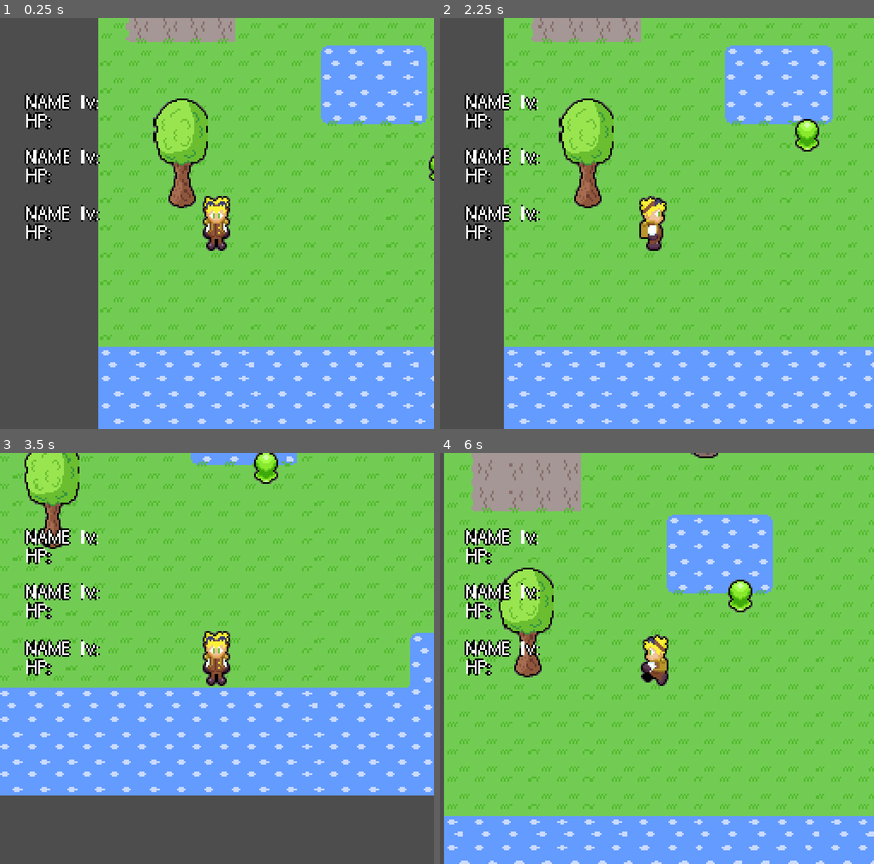
Above: before the commit, frames 1-4 (two rows, left to right).
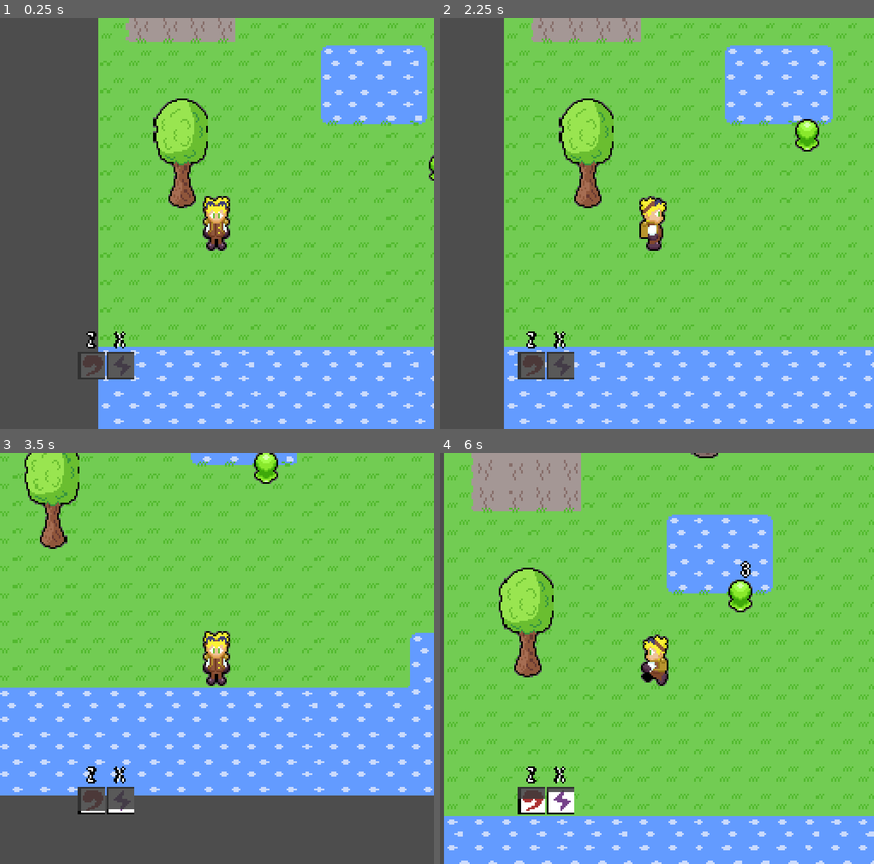
Above: after the commit, the same moments.

Repository: CoBaltimore/LostAmongstTheStars
Game: Godot game, scene res://scenes/world.tscn
Two runs of this game, one before a commit and one after it. Both use one fixed random seed, a clock stepped at 60 frames per second and the inputs below.
Inputs (mouse positions are in pixels of both pictures, inside the frame that each line leads up to):
- Up to frame 1 (0.25 s): no input
- Up to frame 2 (2.25 s): click (531, 367) at 0.5 s, where only the run after the commit has a clickable "Z"; click (561, 367) at 1.25 s, where only the run after the commit has a clickable "X"; hold D (right) from 2.03 s (still down); tap X (artX) at 2.1 s
- Up to frame 3 (3.5 s): tap Z (artZ) at 2.3, 2.85 s; release D (right) at 2.78 s; hold S (down) from 2.78 s (still down); tap X (artX) at 3.05 s
- Up to frame 4 (6 s): release S (down) at 3.53 s; hold D (right) 3.53-4.28 s; tap X (artX) at 3.6, 4.55, 5.1 s; tap Z (artZ) at 3.8, 4.35, 5.3, 5.85 s; hold W (up) 4.28-5.03 s; hold A (left) from 5.03 s (still down)

The runs differ from the first frame. In frame 1, 2.6% of the frame differs, in the area x 5-31%, y 18-88%; in frame 2, 2.8%; in frame 3, 2.4%; in frame 4, 2.9%, in the area x 5-72%, y 18-88%.

Commit message:
yummy buttons + art system started

Diff:
--- /dev/null
+++ b/lost-amongst-the-stars/scenes/HUD/HUD.tscn
@@ -0,0 +1,105 @@
+[gd_scene load_steps=4 format=3 uid="uid://d1uf1dyyiyu5t"]
+
+[ext_resource type="Script" path="res://scripts/hud.gd" id="1_tga4o"]
+[ext_resource type="Texture2D" uid="uid://3dp0woh6kuyy" path="res://sprites/HUD test.png" id="2_7tnl6"]
+[ext_resource type="LabelSettings" uid="uid://dms3p0s8bo0ct" path="res://fonts/UI font.tres" id="3_2uidt"]
+
+[node name="Control" type="Control"]
+layout_mode = 3
+anchors_preset = 15
+anchor_right = 1.0
+anchor_bottom = 1.0
+grow_horizontal = 2
+grow_vertical = 2
+scale = Vector2(2, 2)
+script = ExtResource("1_tga4o")
+
+[node name="TextureRect" type="TextureRect" parent="."]
+visible = false
+layout_mode = 0
+offset_top = -4.0
+offset_right = 256.0
+offset_bottom = 236.0
+texture = ExtResource("2_7tnl6")
+
+[node name="CharacterLvl1" type="Label" parent="."]
+layout_mode = 2
+offset_left = 49.0
+offset_top = 44.0
+offset_right = 74.0
+offset_bottom = 56.0
+text = "lv:"
+label_settings = ExtResource("3_2uidt")
+
+[node name="CharacterName1" type="Label" parent="."]
+layout_mode = 2
+offset_left = 17.0
+offset_top = 43.5
+offset_right = 47.0
+offset_bottom = 55.5
+text = "NAME
+"
+label_settings = ExtResource("3_2uidt")
+
+[node name="CharacterHP1" type="Label" parent="."]
+layout_mode = 2
+offset_left = 16.5
+offset_top = 54.5
+offset_right = 83.5
+offset_bottom = 73.5
+text = "HP:"
+label_settings = ExtResource("3_2uidt")
+
+[node name="CharacterLvl2" type="Label" parent="."]
+layout_mode = 2
+offset_left = 49.0
+offset_top = 75.5
+offset_right = 74.0
+offset_bottom = 87.5
+text = "lv:"
+label_settings = ExtResource("3_2uidt")
+
+[node name="CharacterName2" type="Label" parent="."]
+layout_mode = 2
+offset_left = 16.5
+offset_top = 75.5
+offset_right = 46.5
+offset_bottom = 87.5
+text = "NAME"
+label_settings = ExtResource("3_2uidt")
+
+[node name="CharacterHP2" type="Label" parent="."]
+layout_mode = 2
+offset_left = 16.5
+offset_top = 86.0
+offset_right = 83.5
+offset_bottom = 105.0
+text = "HP:"
+label_settings = ExtResource("3_2uidt")
+
+[node name="CharacterName3" type="Label" parent="."]
+layout_mode = 2
+offset_left = 16.0
+offset_top = 108.5
+offset_right = 46.0
+offset_bottom = 120.5
+text = "NAME"
+label_settings = ExtResource("3_2uidt")
+
+[node name="CharacterLvl3" type="Label" parent="."]
+layout_mode = 2
+offset_left = 48.5
+offset_top = 108.5
+offset_right = 73.5
+offset_bottom = 120.5
+text = "lv:"
+label_settings = ExtResource("3_2uidt")
+
+[node name="CharacterHP3" type="Label" parent="."]
+layout_mode = 2
+offset_left = 16.0
+offset_top = 119.0
+offset_right = 83.0
+offset_bottom = 138.0
+text = "HP:"
+label_settings = ExtResource("3_2uidt")
--- /dev/null
+++ b/lost-amongst-the-stars/scenes/HUD/art_x_button.tscn
@@ -0,0 +1,49 @@
+[gd_scene load_steps=7 format=3 uid="uid://cdowgjh5s2rjc"]
+
+[ext_resource type="Texture2D" uid="uid://bhu6uq6wa8juw" path="res://sprites/arts icons/debuff1.png" id="1_bmg15"]
+[ext_resource type="Script" path="res://scripts/arts/art_x_button.gd" id="2_gm4hi"]
+[ext_resource type="Texture2D" uid="uid://basdrnmddobbe" path="res://sprites/arts icons/progress.png" id="3_6vg4v"]
+[ext_resource type="LabelSettings" uid="uid://dms3p0s8bo0ct" path="res://fonts/UI font.tres" id="4_ap3vk"]
+
+[sub_resource type="InputEventKey" id="InputEventKey_mwkeg"]
+device = -1
+physical_keycode = 90
+unicode = 122
+
+[sub_resource type="Shortcut" id="Shortcut_yew5p"]
+events = [SubResource("InputEventKey_mwkeg")]
+
+[node name="ArtXButton" type="TextureButton"]
+anchors_preset = 15
+anchor_right = 1.0
+anchor_bottom = 1.0
+offset_right = -744.0
+offset_bottom = -704.0
+grow_horizontal = 2
+grow_vertical = 2
+action_mode = 0
+shortcut = SubResource("Shortcut_yew5p")
+shortcut_feedback = false
+shortcut_in_tooltip = false
+texture_normal = ExtResource("1_bmg15")
+script = ExtResource("2_gm4hi")
+
+[node name="cooldown" type="TextureProgressBar" parent="."]
+layout_mode = 0
+offset_right = 16.0
+offset_bottom = 16.0
+max_value = 6.0
+fill_mode = 2
+nine_patch_stretch = true
+texture_progress = ExtResource("3_6vg4v")
+tint_progress = Color(0.227451, 0.227451, 0.227451, 0.843137)
+
+[node name="ButtonLabel" type="Label" parent="."]
+layout_mode = 0
+offset_top = -12.0
+offset_right = 16.0
+text = "  X
+"
+label_settings = ExtResource("4_ap3vk")
+
+[connection signal="pressed" from="." to="." method="_on_pressed"]
--- /dev/null
+++ b/lost-amongst-the-stars/scenes/HUD/art_z_button.tscn
@@ -0,0 +1,49 @@
+[gd_scene load_steps=7 format=3 uid="uid://diw0iqoq2ikm2"]
+
+[ext_resource type="Texture2D" uid="uid://do3f0jyrdapbu" path="res://sprites/arts icons/impact 3.png" id="1_oj43m"]
+[ext_resource type="Script" path="res://scripts/arts/art_z_button.gd" id="2_0hfna"]
+[ext_resource type="Texture2D" uid="uid://basdrnmddobbe" path="res://sprites/arts icons/progress.png" id="2_mb0bp"]
+[ext_resource type="LabelSettings" uid="uid://dms3p0s8bo0ct" path="res://fonts/UI font.tres" id="3_dkigp"]
+
+[sub_resource type="InputEventKey" id="InputEventKey_mwkeg"]
+device = -1
+physical_keycode = 90
+unicode = 122
+
+[sub_resource type="Shortcut" id="Shortcut_yew5p"]
+events = [SubResource("InputEventKey_mwkeg")]
+
+[node name="ArtZButton" type="TextureButton"]
+anchors_preset = 15
+anchor_right = 1.0
+anchor_bottom = 1.0
+offset_right = -744.0
+offset_bottom = -704.0
+grow_horizontal = 2
+grow_vertical = 2
+action_mode = 0
+shortcut = SubResource("Shortcut_yew5p")
+shortcut_feedback = false
+shortcut_in_tooltip = false
+texture_normal = ExtResource("1_oj43m")
+script = ExtResource("2_0hfna")
+
+[node name="cooldown" type="TextureProgressBar" parent="."]
+layout_mode = 0
+offset_right = 16.0
+offset_bottom = 16.0
+max_value = 6.0
+fill_mode = 2
+nine_patch_stretch = true
+texture_progress = ExtResource("2_mb0bp")
+tint_progress = Color(0.227451, 0.227451, 0.227451, 0.843137)
+
+[node name="ButtonLabel" type="Label" parent="."]
+layout_mode = 0
+offset_top = -12.0
+offset_right = 16.0
+text = "  Z
+"
+label_settings = ExtResource("3_dkigp")
+
+[connection signal="pressed" from="." to="." method="_on_pressed"]
--- a/lost-amongst-the-stars/scenes/damage_text.tscn
+++ b/lost-amongst-the-stars/scenes/damage_text.tscn
@@ -7,6 +7,7 @@
 script = ExtResource("1_goj3k")
 
 [node name="Label" type="Label" parent="."]
+z_index = 1
 offset_right = 40.0
 offset_bottom = 19.0
 label_settings = ExtResource("1_kictk")
--- a/lost-amongst-the-stars/scenes/player.tscn
+++ b/lost-amongst-the-stars/scenes/player.tscn
@@ -1,9 +1,8 @@
-[gd_scene load_steps=22 format=3 uid="uid://ce4i1j2f1di1d"]
+[gd_scene load_steps=26 format=3 uid="uid://ce4i1j2f1di1d"]
 
 [ext_resource type="Script" path="res://scripts/player.gd" id="1_kgwps"]
 [ext_resource type="Texture2D" uid="uid://crfvlc6d4ewkk" path="res://sprites/Axil directionalaseprite.png" id="2_igi0l"]
 [ext_resource type="Animation" uid="uid://b3p58awdtefu8" path="res://Animations/idle down.res" id="3_0332k"]
-[ext_resource type="PackedScene" uid="uid://d1uf1dyyiyu5t" path="res://scenes/HUD.tscn" id="3_h6wpf"]
 [ext_resource type="Animation" uid="uid://cktnhgr2fs4mf" path="res://Animations/idle left.res" id="4_o631b"]
 [ext_resource type="Animation" uid="uid://xpnith4e0w5s" path="res://Animations/idle right.res" id="5_j2bs3"]
 [ext_resource type="Animation" uid="uid://csbmvjb23w1mw" path="res://Animations/idle up.res" id="6_mj2bb"]
@@ -18,6 +17,9 @@
 [ext_resource type="Script" path="res://scripts/states/player states/defeat.gd" id="14_krqkh"]
 [ext_resource type="PackedScene" uid="uid://qu01kp1jtvtn" path="res://scenes/stats_component.tscn" id="17_70yjp"]
 [ext_resource type="PackedScene" uid="uid://cb45f81kivlvk" path="res://scenes/damage_text.tscn" id="18_6w8mr"]
+[ext_resource type="PackedScene" uid="uid://diw0iqoq2ikm2" path="res://scenes/HUD/art_z_button.tscn" id="18_gtcen"]
+[ext_resource type="Script" path="res://scripts/arts/axil's_arts.gd" id="19_4c0ey"]
+[ext_resource type="PackedScene" uid="uid://cdowgjh5s2rjc" path="res://scenes/HUD/art_x_button.tscn" id="20_360iw"]
 
 [sub_resource type="RectangleShape2D" id="RectangleShape2D_51xgc"]
 size = Vector2(16, 17)
@@ -50,11 +52,17 @@
 "run up": ExtResource("10_4iy6g")
 }
 
+[sub_resource type="InputEventKey" id="InputEventKey_y2mp6"]
+unicode = 7
+
+[sub_resource type="Shortcut" id="Shortcut_8p0jf"]
+events = [SubResource("InputEventKey_y2mp6")]
+
 [node name="Player" type="CharacterBody2D" node_paths=PackedStringArray("animationTree") groups=["Player"]]
 visibility_layer = 2
 z_index = -1
 script = ExtResource("1_kgwps")
-animationTree = NodePath("AnimationTree")
+animationTree = NodePath("AnimationPlayer/AnimationTree")
 runSpeed = 100.0
 
 [node name="Sprite2D" type="Sprite2D" parent="."]
@@ -69,25 +77,18 @@
 
 [node name="Camera2D" type="Camera2D" parent="."]
 
-[node name="Control" parent="Camera2D" instance=ExtResource("3_h6wpf")]
-z_index = 1
-offset_left = -128.0
-offset_top = -120.0
-offset_right = -128.0
-offset_bottom = -120.0
-scale = Vector2(1, 1)
-
 [node name="AnimationPlayer" type="AnimationPlayer" parent="."]
 reset_on_save = false
 libraries = {
 "": SubResource("AnimationLibrary_tpumh")
 }
 
-[node name="AnimationTree" type="AnimationTree" parent="."]
+[node name="AnimationTree" type="AnimationTree" parent="AnimationPlayer"]
 deterministic = false
+root_node = NodePath("../..")
 tree_root = ExtResource("11_n3frl")
-advance_expression_base_node = NodePath("..")
-anim_player = NodePath("../AnimationPlayer")
+advance_expression_base_node = NodePath("../..")
+anim_player = NodePath("..")
 parameters/idle/blend_position = Vector2(0, 0)
 parameters/run/blend_position = Vector2(0, 0)
 
@@ -108,14 +109,54 @@
 player = NodePath("../..")
 autoCooldownTimer = NodePath("../../autoCooldown")
 
-[node name="Stats Component" parent="." node_paths=PackedStringArray("damageNumbers") instance=ExtResource("17_70yjp")]
-dex = 6.0
+[node name="autoCooldown" type="Timer" parent="."]
+
+[node name="Stats Component" parent="." node_paths=PackedStringArray("damageNumbers", "autoCooldown") instance=ExtResource("17_70yjp")]
+MAXHP = 30.0
+pow = 3.0
+dex = 7.0
 damageNumbers = NodePath("../DamageText")
-
-[node name="autoCooldown" type="Timer" parent="."]
-wait_time = 2.0
+autoCooldown = NodePath("../autoCooldown")
 
 [node name="DamageText" parent="." instance=ExtResource("18_6w8mr")]
 position = Vector2(0, -28)
 
+[node name="ArtZButton" parent="." node_paths=PackedStringArray("artList") instance=ExtResource("18_gtcen")]
+anchors_preset = 0
+anchor_right = 0.0
+anchor_bottom = 0.0
+offset_left = -81.0
+offset_top = 75.0
+offset_right = -65.0
+offset_bottom = 91.0
+grow_horizontal = 1
+grow_vertical = 1
+shortcut = SubResource("Shortcut_8p0jf")
+artList = NodePath("../Axil\'sArts")
+
+[node name="ArtXButton" parent="." node_paths=PackedStringArray("artList") instance=ExtResource("20_360iw")]
+anchors_preset = 0
+anchor_right = 0.0
+anchor_bottom = 0.0
+offset_left = -64.0
+offset_top = 75.0
+offset_right = -48.0
+offset_bottom = 91.0
+grow_horizontal = 1
+grow_vertical = 1
+artList = NodePath("../Axil\'sArts")
+
+[node name="Axil\'sArts" type="Node" parent="." node_paths=PackedStringArray("playerStats")]
+script = ExtResource("19_4c0ey")
+playerStats = NodePath("../Stats Component")
+zArtCooldown = 7
+xArtCooldown = 5
+cArtCooldown = 8
+vArtCooldown = 9
+bArtCooldown = 6
+nArtCooldown = 10
+talentCooldown = 6
+
+[connection signal="attackLanded" from="StateMachine/battle" to="ArtZButton" method="_on_battle_attack_landed"]
+[connection signal="attackLanded" from="StateMachine/battle" to="ArtXButton" method="_on_battle_attack_landed"]
 [connection signal="timeout" from="autoCooldown" to="Stats Component" method="_on_auto_cooldown_timeout"]
--- a/lost-amongst-the-stars/scenes/slime.tscn
+++ b/lost-amongst-the-stars/scenes/slime.tscn
@@ -161,11 +161,12 @@
 [node name="AutoCooldown" type="Timer" parent="."]
 wait_time = 5.0
 
-[node name="Stats Component" parent="." node_paths=PackedStringArray("damageNumbers") instance=ExtResource("3_pb0e8")]
-MAXHP = 10.0
+[node name="Stats Component" parent="." node_paths=PackedStringArray("damageNumbers", "autoCooldown") instance=ExtResource("3_pb0e8")]
+MAXHP = 60.0
 pow = 1.0
-dex = 2.0
+dex = 3.0
 damageNumbers = NodePath("../DamageText")
+autoCooldown = NodePath("../AutoCooldown")
 
 [node name="DamageText" parent="." instance=ExtResource("4_jhkff")]
 position = Vector2(0, -8)
--- /dev/null
+++ b/lost-amongst-the-stars/scripts/arts/art_x_button.gd
@@ -0,0 +1,28 @@
+extends TextureButton
+
+@onready var cooldown = $cooldown
+@export var artList: artsList
+
+@onready var enemy: CharacterBody2D = get_tree().get_first_node_in_group("enemy")
+var enemyStats: stats
+
+func _ready():
+	cooldown.max_value = artList.xArtCooldown
+	cooldown.value = cooldown.max_value
+	if enemy:
+		enemyStats = enemy.find_child("Stats Component")
+
+func _process(delta: float) -> void:
+	if Input.is_action_just_pressed("artX"):
+		emit_signal("pressed")
+
+func _on_pressed() -> void:
+	if cooldown.value == 0:
+		cooldown.value = cooldown.max_value
+		artList.artX(enemyStats)
+
+func _on_battle_attack_landed() -> void:
+	if cooldown.value <= 0:
+		cooldown.value = 0
+	else:
+		cooldown.value -= 1
--- /dev/null
+++ b/lost-amongst-the-stars/scripts/arts/art_z_button.gd
@@ -0,0 +1,28 @@
+extends TextureButton
+
+@onready var cooldown = $cooldown
+@export var artList: artsList
+
+@onready var enemy: CharacterBody2D = get_tree().get_first_node_in_group("enemy")
+var enemyStats: stats
+
+func _ready():
+	cooldown.max_value = artList.zArtCooldown
+	cooldown.value = cooldown.max_value
+	if enemy:
+		enemyStats = enemy.find_child("Stats Component")
+
+func _process(delta: float) -> void:
+	if Input.is_action_just_pressed("artZ"):
+		emit_signal("pressed")
+
+func _on_pressed() -> void:
+	if cooldown.value == 0:
+		cooldown.value = cooldown.max_value
+		artList.artZ(enemyStats)
+
+func _on_battle_attack_landed() -> void:
+	if cooldown.value <= 0:
+		cooldown.value = 0
+	else:
+		cooldown.value -= 1
--- /dev/null
+++ b/lost-amongst-the-stars/scripts/arts/artsList.gd
@@ -0,0 +1,31 @@
+class_name artsList
+extends Node
+
+@export var zArtCooldown: int
+@export var xArtCooldown: int
+@export var cArtCooldown: int
+@export var vArtCooldown: int
+@export var bArtCooldown: int
+@export var nArtCooldown: int
+@export var talentCooldown: int
+
+func artZ(target: stats):
+	pass
+
+func artX(target: stats):
+	pass
+
+func artC(target: stats):
+	pass
+
+func artV(target: stats):
+	pass
+
+func artB(target: stats):
+	pass
+
+func ArtN():
+	pass
+
+func talentArt(target: stats):
+	pass
--- /dev/null
+++ b/lost-amongst-the-stars/scripts/arts/axil's_arts.gd
@@ -0,0 +1,39 @@
+extends artsList
+
+@export var playerStats: stats
+
+func artZ(target: stats):
+	# Pack arm slam - topples if break is inflicted on target
+	var land: bool
+	land = target.damage(playerStats, 3)
+	if target.broken:
+		target.topple()
+
+func artX(target: stats):
+	# Destabilizer - shoot a laser that inflicts paralysis
+	var land: bool
+	land = target.damage(playerStats, 2.5)
+	if land:
+		target.paralysis()
+
+func artC(target: stats):
+	# Drone barrier - DEF buff for 1 party member
+	target.DEFUp()
+
+func artV(target: stats):
+	# Hefty Punch - More damage from the front
+	target.damage(playerStats, 6)
+
+func artB(target: stats):
+	# Energy Leech - charges talent art gague 2x as much on hit. not powerful
+	var land: bool
+	land = target.damage(playerStats, 1.5)
+	if land:
+		pass
+
+func artN():
+	# Overclocked - Aura that grants haste
+	playerStats.Haste()
+
+func talentArt(target: stats):
+	pass
--- /dev/null
+++ b/lost-amongst-the-stars/scripts/hud.gd
@@ -0,0 +1,4 @@
+class_name HUD
+extends Control
+
+@export var characterArts: ArtPlayer
--- a/lost-amongst-the-stars/scripts/player.gd
+++ b/lost-amongst-the-stars/scripts/player.gd
@@ -3,7 +3,6 @@
 
 @export var animationTree: AnimationTree # our reference to the animation tree
 @export var runSpeed: float #how fast the player runs
-
 
 var direction: Vector2 # set direction
 
@@ -16,5 +15,4 @@
 		velocity = direction * runSpeed
 	else: #stop player movement when player isn't applying input
 		velocity = Vector2.ZERO
-
 	move_and_slide() #do physics things
--- a/lost-amongst-the-stars/scripts/states/player states/battle.gd
+++ b/lost-amongst-the-stars/scripts/states/player states/battle.gd
@@ -1,5 +1,6 @@
 class_name battle
 extends State
+signal attackLanded
 
 #reference to proper player nodes
 @export var playerStats: stats #player's stat component
@@ -50,7 +51,8 @@
 	#if so, restart the timer and play the damage function on the enemy's stat component
 	if playerStats.isCooled:
 		autoCooldownTimer.start()
-		enemyStats.damage(playerStats)
+		if enemyStats.damage(playerStats):
+			emit_signal("attackLanded")
 		playerStats.isCooled = false # this tells the game that the cooldown is in effect.
 
 func enemyAutoAttack():
--- a/lost-amongst-the-stars/scripts/stats.gd
+++ b/lost-amongst-the-stars/scripts/stats.gd
@@ -1,17 +1,23 @@
 class_name stats
 extends Node2D
+signal attackLanded
 
 #declare stat variables. Exported for easy editing
 @export var MAXHP: float = 10.0 #maximum health
 var hp: float #current health.
 @export var pow: float = 1.0 #attack strength.
 @export var def: float = 1.0 #reduces attack damage.
-@export var dex: float = 5.0 #determines chances of dodging attacks
+@export var dex: float = 5.0 #determines chances of dodging attacksdddd
 
 var dexRoll = RandomNumberGenerator.new() #rolls number that determines whether an attack is dodged
 var isCooled = true # tells the stat block if the timer for autoAttaks are cooled
 
+var broken: bool = false
+var toppled: bool = false
+var dazed: bool = false
+
 @export var damageNumbers: Node2D # origin for the damage number appearance
+@export var autoCooldown: Timer
 
 func _ready():
 	hp = MAXHP #set hp to max at start of game
@@ -19,18 +25,22 @@
 func resetHP():
 	hp = MAXHP #reset the hp
 
-func damage(attack: stats):
+func damage(attack: stats, artModifier: float = 1.0) -> bool:
 	#the dex stat determines how high both parties can roll.
 	var reciever = dexRoll.randf_range(1, dex) #roll for dodge
 	var attacker = dexRoll.randf_range(1, attack.dex) # roll for hit
-	var damage = (attack.pow - def) + 1 #calculate damage
+	var damage = ((attack.pow - def) + 1) * artModifier #calculate damage
 	var damageText = str(damage).pad_decimals(0)
 	# if attacker rolls higher than reciever, then land the hit
+	var land: bool
 	if attacker >= reciever:
 		hp -= damage #remove hp
+		land = true
 	else:
 		damageText = "MISS"
+		land = false
 	textDisplayer.damageText(damageText, damageNumbers.global_position)
+	return land
 
 #checks the hp and tells whether the HP has reached/passed 0.
 func checkForLife() -> bool:
@@ -41,3 +51,24 @@
 #this signal tells the stat block whether the cooldown for their autoAttack is over.
 func _on_auto_cooldown_timeout() -> void:
 	isCooled = true
+
+func _break():
+	broken = true
+	print("Broken!")
+	await get_tree().create_timer(6.0).timeout
+	print("No longer broken!")
+	broken = false
+
+func topple():
+	toppled = true
+	autoCooldown.stop()
+	print("Toppled!")
+	await get_tree().create_timer(6.0).timeout
+	print("No longer toppled!")
+	autoCooldown.start()
+	toppled = false
+
+func daze():
+	dazed = true
+	await get_tree().create_timer(6.0).timeout
+	dazed = false
Binary file changed: lost-amongst-the-stars/sprites/Axil directionalaseprite.png
Binary file changed: lost-amongst-the-stars/sprites/MalloryPixel.png
Binary file added: lost-amongst-the-stars/sprites/arts icons/aura1.png
Not shown, added: lost-amongst-the-stars/sprites/arts icons/aura1.png.import
Binary file added: lost-amongst-the-stars/sprites/arts icons/aura2.png
Not shown, added: lost-amongst-the-stars/sprites/arts icons/aura2.png.import
Binary file added: lost-amongst-the-stars/sprites/arts icons/aura3.png
Not shown, added: lost-amongst-the-stars/sprites/arts icons/aura3.png.import
Binary file added: lost-amongst-the-stars/sprites/arts icons/aura4.png
Not shown, added: lost-amongst-the-stars/sprites/arts icons/aura4.png.import
Binary file added: lost-amongst-the-stars/sprites/arts icons/debuff1.png
Not shown, added: lost-amongst-the-stars/sprites/arts icons/debuff1.png.import
(and 16 more such lines)
